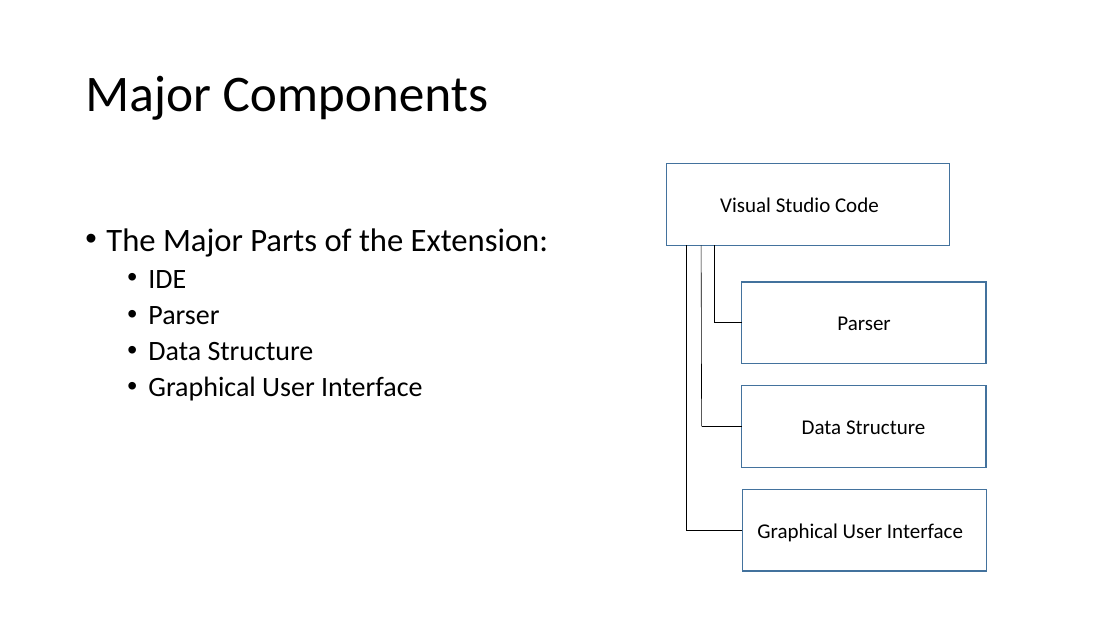
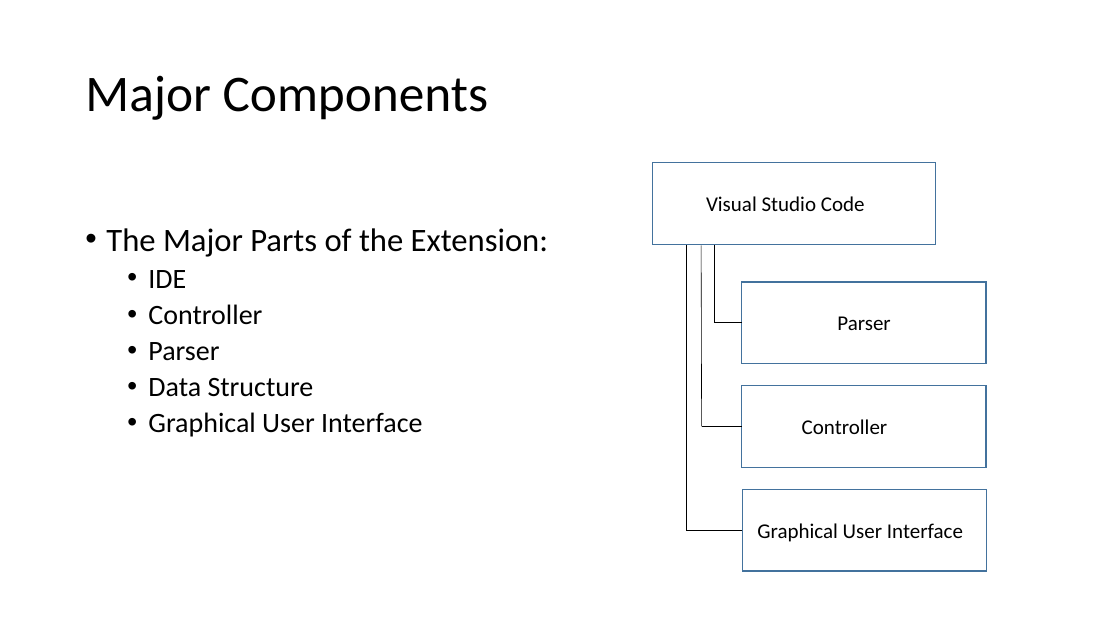
Before and after one commit to slichlyter12/Postal, a slide deck: slide 6 of ProgressReportMidWinter/Progress-Report-MidWinter-team38.pptx. Drawn at 1120x630 pixels with LibreOffice and Linux fonts; fonts in the diff are those of the drawing. Boxes give left, top, right and bottom in pixels: in the first picture for what was removed or moved away, otherwise in the second. Text is boxed around its words. In the diff, an @@ line names an element or a change of style, - is before the commit and + after.

```diff
--- a/ProgressReportMidWinter/Progress-Report-MidWinter-team38.pptx
+++ b/ProgressReportMidWinter/Progress-Report-MidWinter-team38.pptx
@@ rectangle: place and size @@
-rectangle at box(667, 164, 950, 245)
+rectangle at box(653, 163, 936, 245)
@@ text "Visual Studio Code": place and size @@
-text "Visual Studio Code" at box(720, 197, 879, 212)
+text "Visual Studio Code" at box(706, 196, 865, 211)
@@ text at box(148, 304, 262, 325): paragraph added @@
+  • Controller
@@ text at box(802, 419, 888, 434): text changed @@
-Data Structure
+Controller
```
Also in this commit, not shown: 13 other slides changed, 16 slides added, 6 slides removed.
